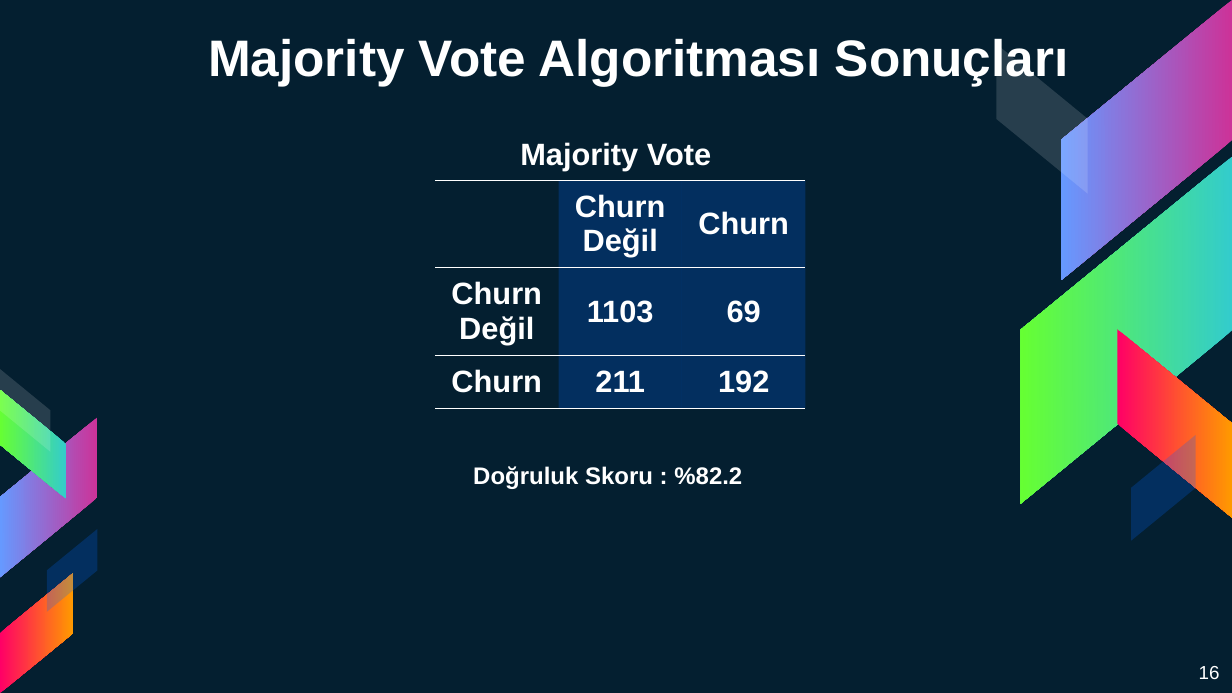
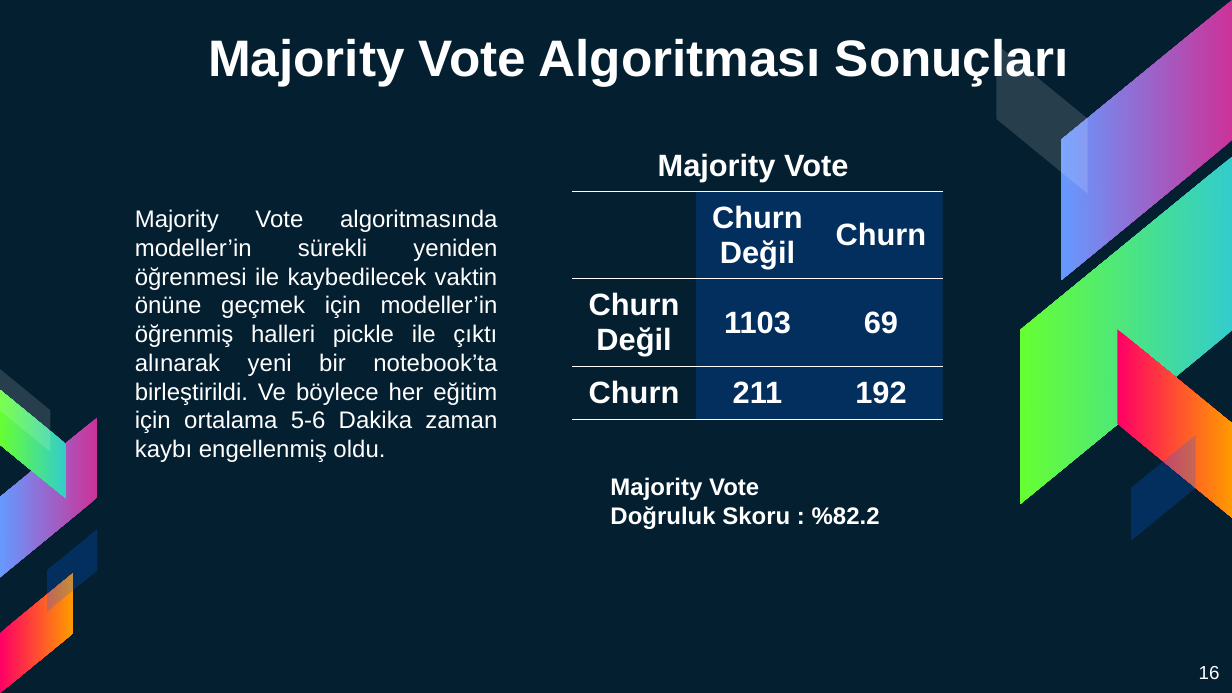
Before and after one commit to brokt/Detective-Churn, a slide deck: slide 16 of Presentation/Detective Churn Sunum.pptx. Drawn at 1232x693 pixels with LibreOffice and Linux fonts; fonts in the diff are those of the drawing. Boxes give left, top, right and bottom in pixels: in the first picture for what was removed or moved away, otherwise in the second. Text is boxed around its words. In the diff, an @@ line names an element or a change of style, - is before the commit and + after.

```diff
--- a/Presentation/Detective Churn Sunum.pptx
+++ b/Presentation/Detective Churn Sunum.pptx
@@ text added at <box>135,209,498,462</box>, 14 pt, text #FFFFFF @@
+Majority Vote algoritmasında modeller’in sürekli yeniden öğrenmesi ile kaybedilecek vaktin önüne geçmek için modeller’in öğrenmiş halleri pickle ile çıktı alınarak yeni bir notebook’ta birleştirildi. Ve böylece her eğitim için ortalama 5-6 Dakika zaman kaybı engellenmiş oldu.
@@ 2 texts, 1 table: place and size @@
-2 texts, 1 table at <box>435,142,804,584</box>
+2 texts, 1 table at <box>573,153,942,595</box>
@@ text at <box>610,477,759,500</box>: paragraph added @@
+Majority Vote
```
Also in this commit, not shown: 12 other slides changed, 2 slides added, 2 slides removed.
